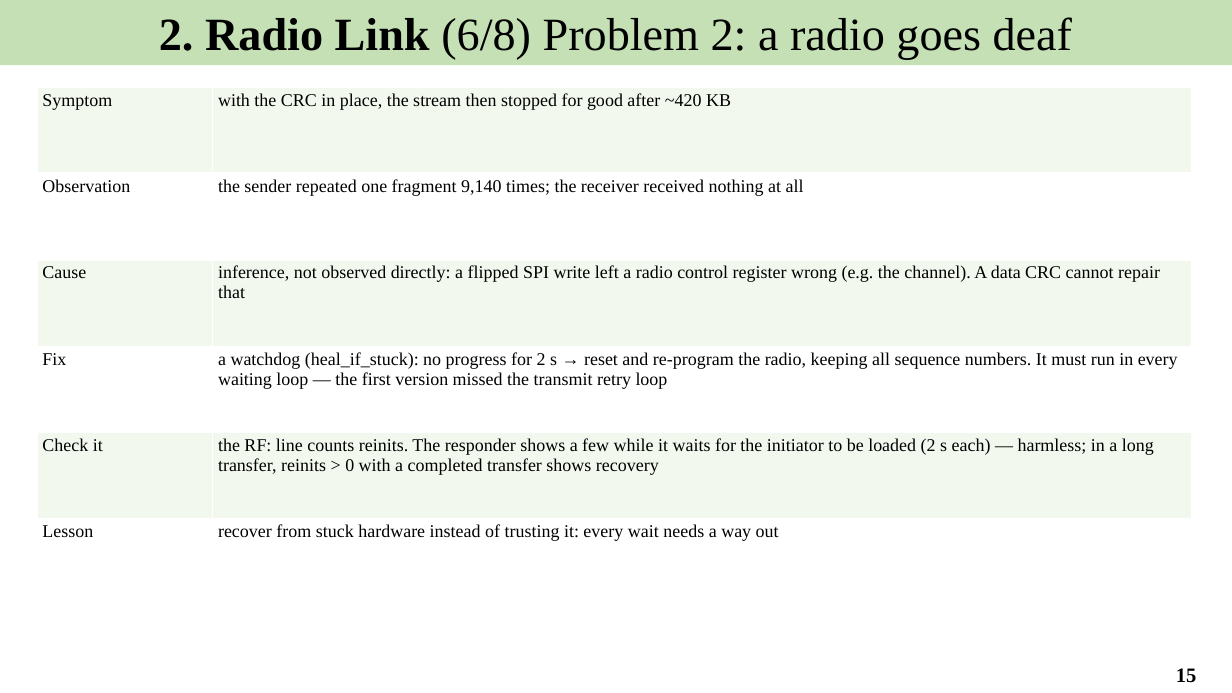
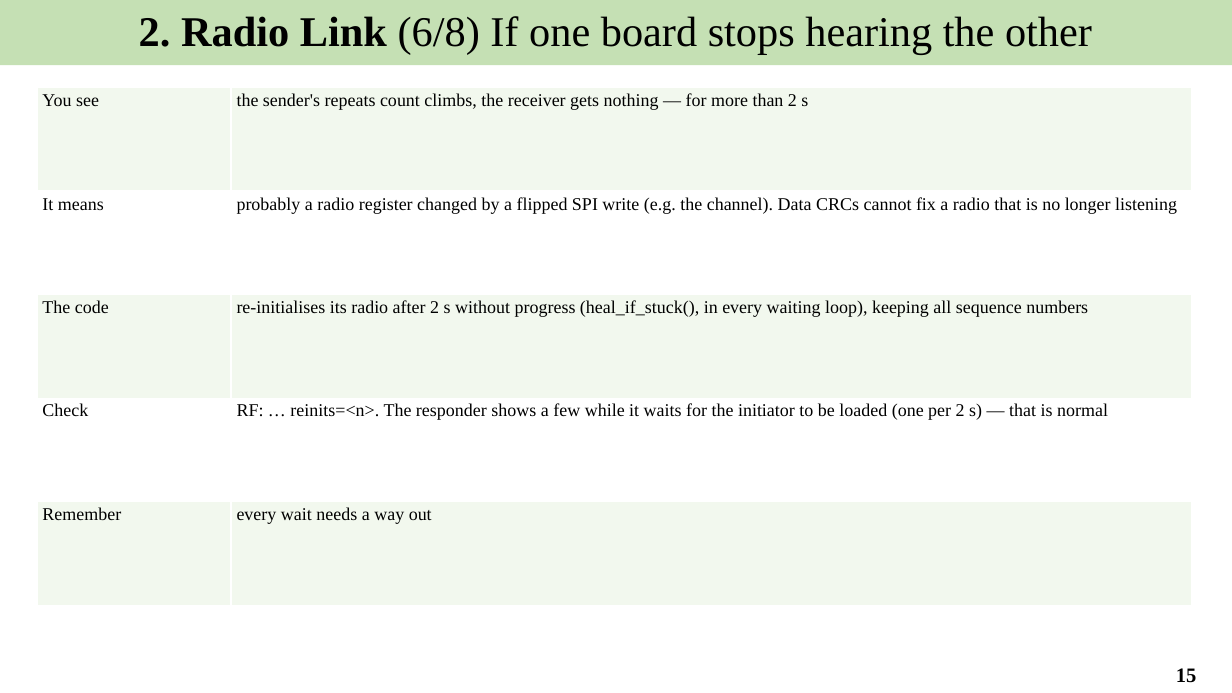
Before and after one commit to Khaiduy/chipyard-edhoc, a slide deck: slide 15 of fpga/sw/export/docs/slides/05_Secure_file_transfer_and_results.pptx. Drawn at 1232x693 pixels with LibreOffice and Linux fonts; fonts in the diff are those of the drawing. Boxes give left, top, right and bottom in pixels: in the first picture for what was removed or moved away, otherwise in the second. Text is boxed around its words. In the diff, an @@ line names an element or a change of style, - is before the commit and + after.

```diff
--- a/fpga/sw/export/docs/slides/05_Secure_file_transfer_and_results.pptx
+++ b/fpga/sw/export/docs/slides/05_Secure_file_transfer_and_results.pptx
@@ text in rectangle at [139,16,1092,55]: text changed; size 36 to 33 pt @@
-2. Radio Link (6/8) Problem 2: a radio goes deaf
+2. Radio Link (6/8) If one board stops hearing the other
@@ table at [37,88,1192,605] @@
-row 1: Symptom | with the CRC in place, the stream then stopped for good after ~420 KB
-row 2: Observation | the sender repeated one fragment 9,140 times; the receiver received nothing at all
-row 3: Cause | inference, not observed directly: a flipped SPI write left a radio control register wrong (e.g. the channel). A data CRC cannot repair that
-row 4: Fix | a watchdog (heal_if_stuck): no progress for 2 s → reset and re-program the radio, keeping all sequence numbers. It must run in every waiting loop — the first version missed the transmit retry loop
-row 5: Check it | the RF: line counts reinits. The responder shows a few while it waits for the initiator to be loaded (2 s each) — harmless; in a long transfer, reinits > 0 with a completed transfer shows recovery
-row 6: Lesson | recover from stuck hardware instead of trusting it: every wait needs a way out
+row 1: You see | the sender's repeats count climbs, the receiver gets nothing — for more than 2 s
+row 2: It means | probably a radio register changed by a flipped SPI write (e.g. the channel). Data CRCs cannot fix a radio that is no longer listening
+row 3: The code | re-initialises its radio after 2 s without progress (heal_if_stuck(), in every waiting loop), keeping all sequence numbers
+row 4: Check | RF: … reinits=<n>. The responder shows a few while it waits for the initiator to be loaded (one per 2 s) — that is normal
+row 5: Remember | every wait needs a way out
```
Also in this commit, not shown: 23 other slides changed, 4 slides added, 7 slides removed, 13 other files.
